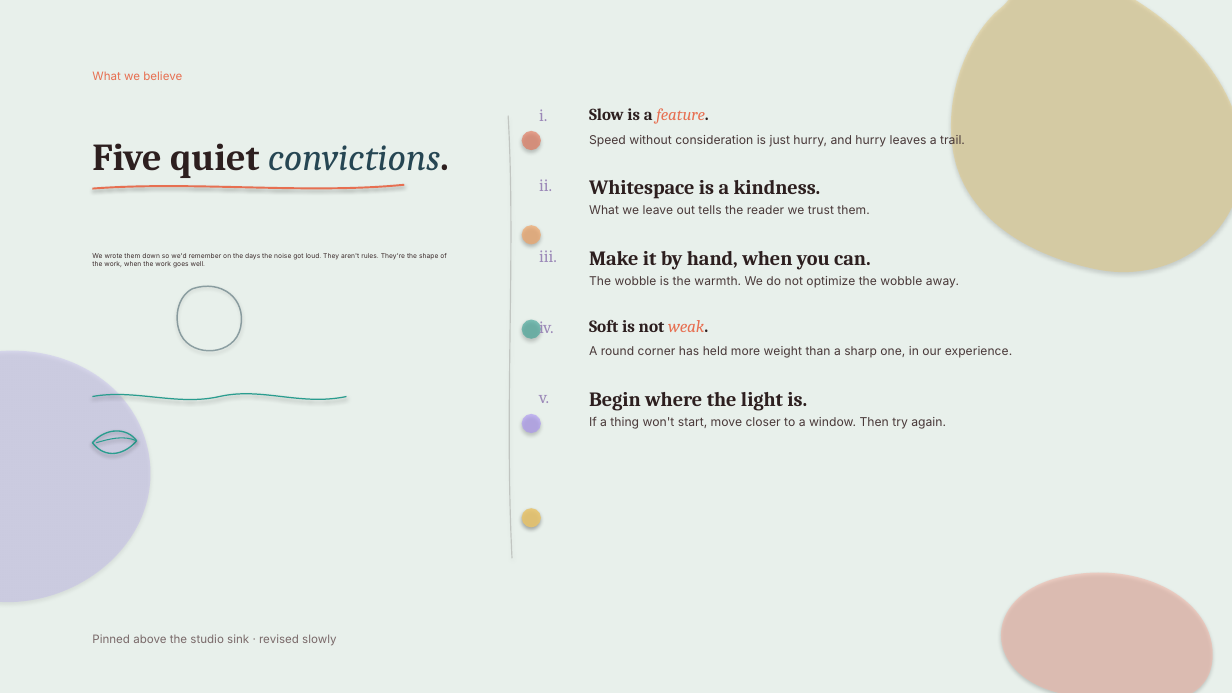
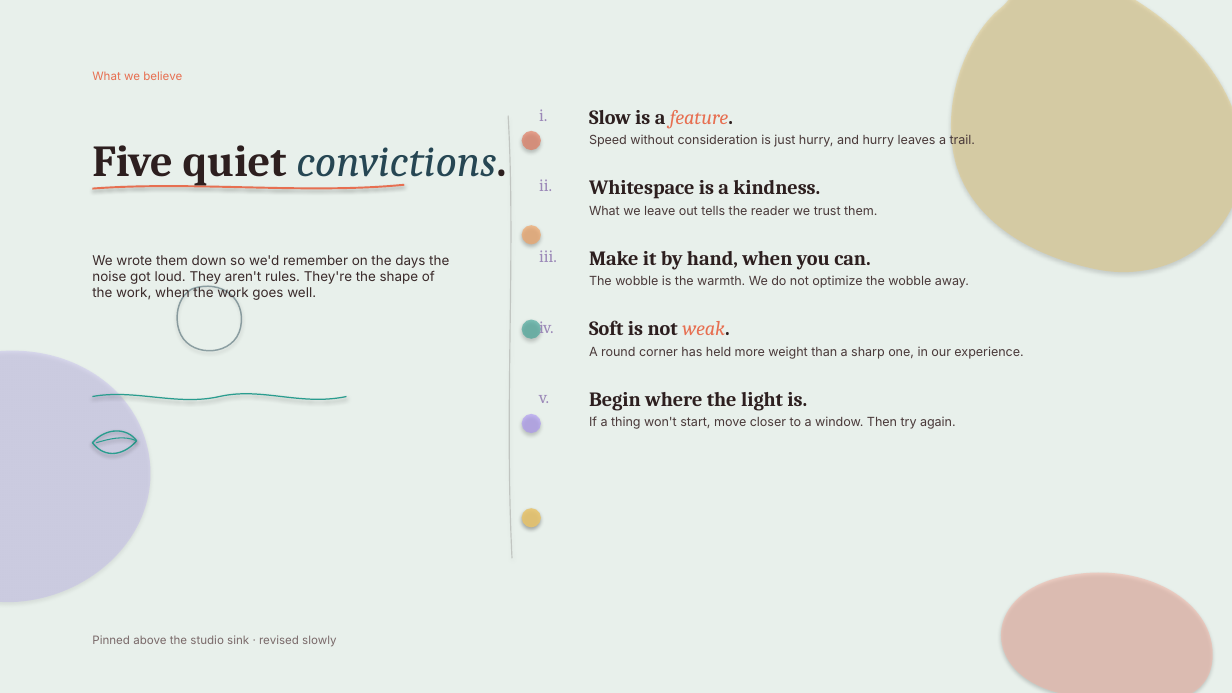
Before and after one commit to vamsiramakrishnan/pixelpitch, a slide deck: slide 35 of _bench/corpus/divergent-deck.pptx. Drawn at 1232x693 pixels with LibreOffice and Linux fonts; fonts in the diff are those of the drawing. Boxes give left, top, right and bottom in pixels: in the first picture for what was removed or moved away, otherwise in the second. Text is boxed around its words. In the diff, an @@ line names an element or a change of style, - is before the commit and + after.

```diff
--- a/_bench/corpus/divergent-deck.pptx
+++ b/_bench/corpus/divergent-deck.pptx
@@ text "Slow is a feature." at bbox=[589, 110, 733, 128]: size 13.1 to 15.8 pt @@
@@ text "Five quiet convictions." at bbox=[92, 145, 506, 187]: size 29.7 to 34.5 pt @@
@@ size 9.5 to 9.8 pt in 3 elements at bbox=[589, 275, 969, 288], bbox=[589, 416, 956, 429], bbox=[589, 133, 975, 147] @@
@@ text "What we leave out tells ..." at bbox=[589, 206, 877, 215]: size 9.4 to 9.8 pt @@
@@ text "We wrote them down so ..." at bbox=[92, 255, 449, 301]: size 5.2 to 10.5 pt @@
@@ text "Soft is not weak." at bbox=[589, 320, 729, 335]: size 13.3 to 15.8 pt @@
@@ text "A round corner has held ..." at bbox=[589, 346, 1023, 359]: size 9.4 to 9.8 pt @@
```
Also in this commit, not shown: 47 other slides changed, 1 slide added, 50 other files.
